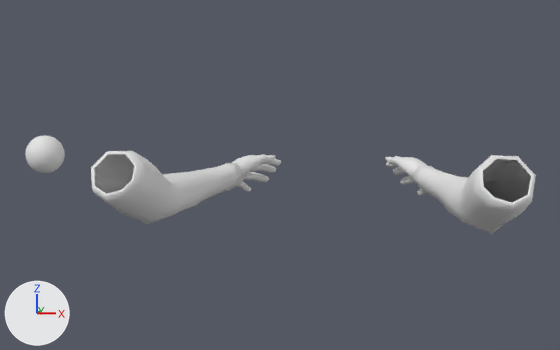
What one commit did to the Blender file Art/personnages/hand.blend.
One viewpoint serves both versions: a 50 mm camera at (3.7, -27.5, 3.4) aimed at (-1.8, 6.0, -0.2). Every picture has the same lights, and +X, +Y and +Z are marked at lower left. The first picture is the older version.

The first picture shows 'Sphere', 'hand'.
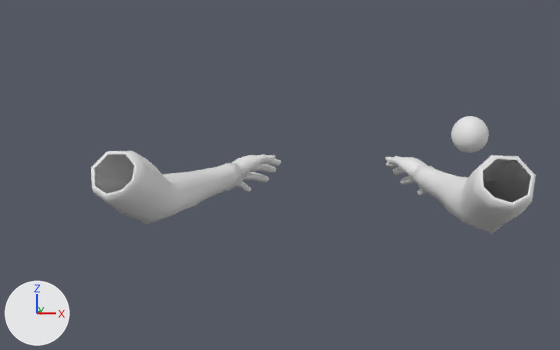
The newer file is also turned or shifted as a whole; pictures and numbers use the older file's frame.

Where the change shows, as pixel boxes [x1, y1, x2, y2] in the pictures (560 x 350 px):
'Sphere', moved
    before: [25, 135, 65, 173]
    after: [451, 116, 489, 153]

The change in detail:
Object 'Sphere' (ob_sphere) moves from (-13.27, 7.01, 0.53) to (6.68, 11.45, 1.41).
